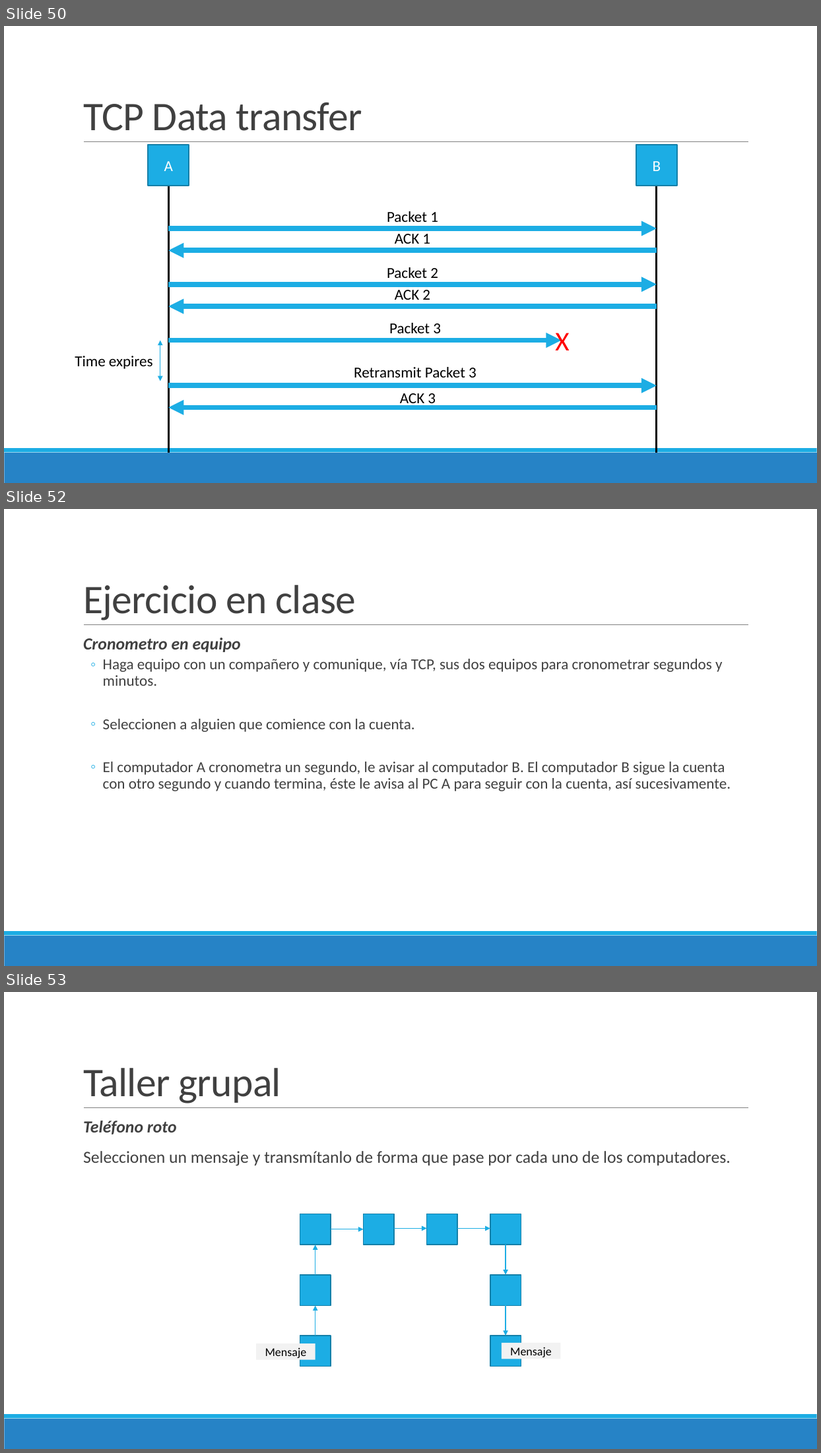
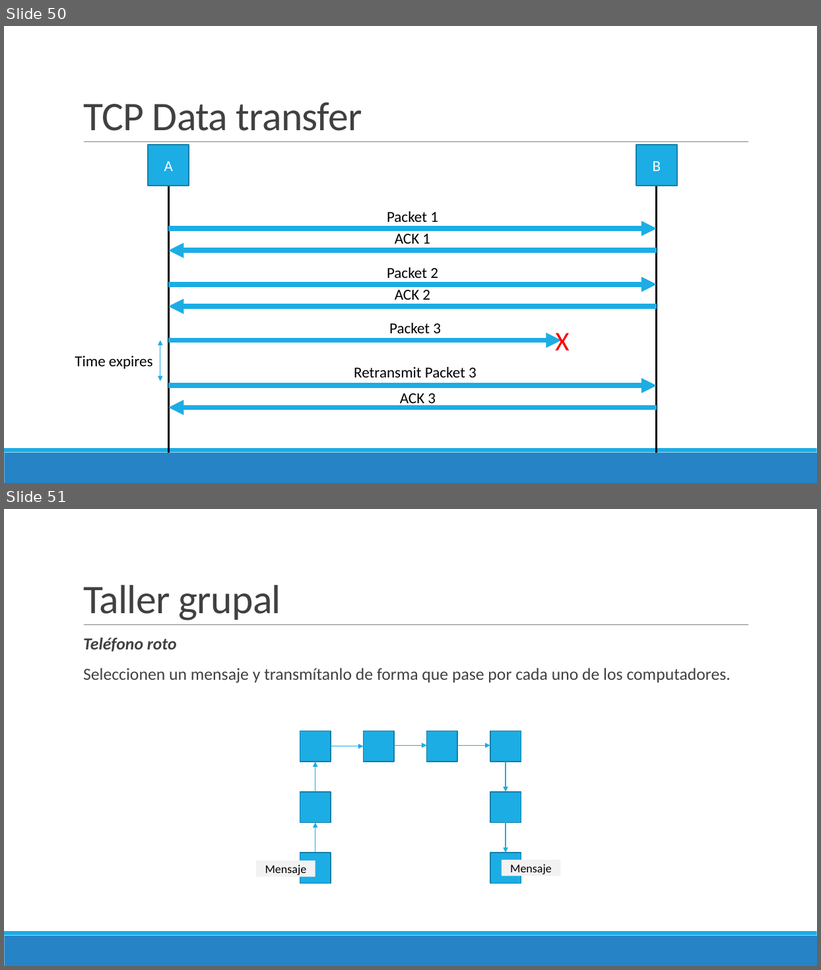
Before and after one commit to Domiciano/ProgramRed192, a slide deck: Clase2/Presentación.pptx. Shown one above the other, each under a label of ours: slides 50, 52 and 53 before the commit, slides 50 and 51 after it; the slides between them are not shown. The pictures are 821x1453 and 821x970 pixels, drawn with LibreOffice and Linux fonts; fonts in the diff are those of the drawing. Boxes give left, top, right and bottom in pixels: in the first picture for what was removed or moved away, otherwise in the second. Text is boxed around its words. In the diff, an @@ line names an element or a change of style, - is before the commit and + after.

```diff
--- a/Clase2/Presentación.pptx
+++ b/Clase2/Presentación.pptx
@@ slide 52 removed at (x1=4, y1=509, x2=817, y2=966), background #FFFFFF; not listed: 3 template elements that a slide beside it also shows @@
@@ title removed at (x1=83, y1=585, x2=356, y2=621) @@
-Ejercicio en clase
@@ text removed at (x1=83, y1=638, x2=731, y2=791) @@
-  Cronometro en equipo
-  ◦ Haga equipo con un compañero y comunique, vía TCP, sus dos equipos para cronometrar segundos y minutos.
-  ◦ Seleccionen a alguien que comience con la cuenta.
-  ◦ El computador A cronometra un segundo, le avisar al computador B. El computador B sigue la cuenta con otro segundo y cuando termina, éste le avisa al PC A para seguir con la cuenta, así sucesivamente.
@@ what was slide 53 is now slide 51 @@
```
Also in this commit, not shown: 1 other slide removed.
